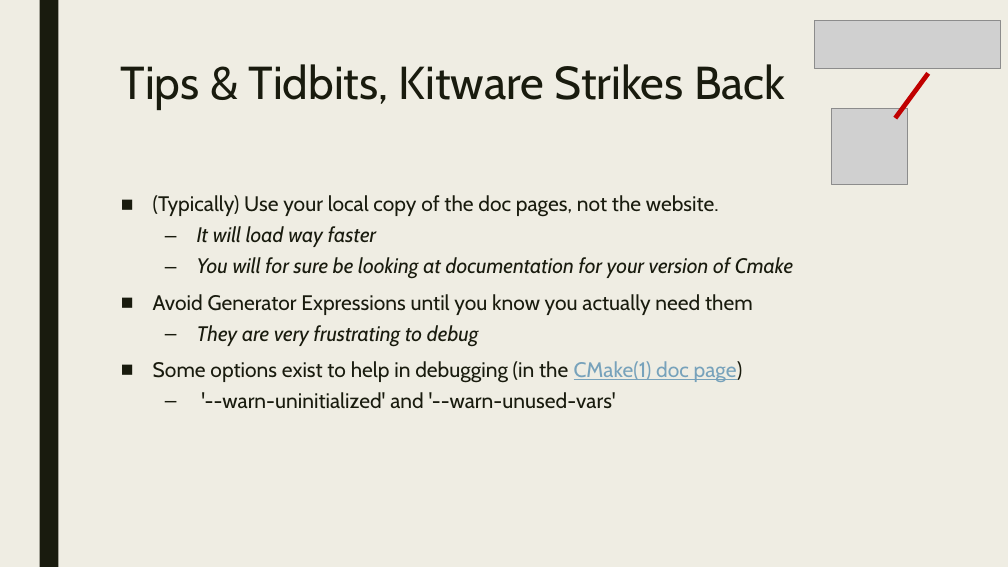
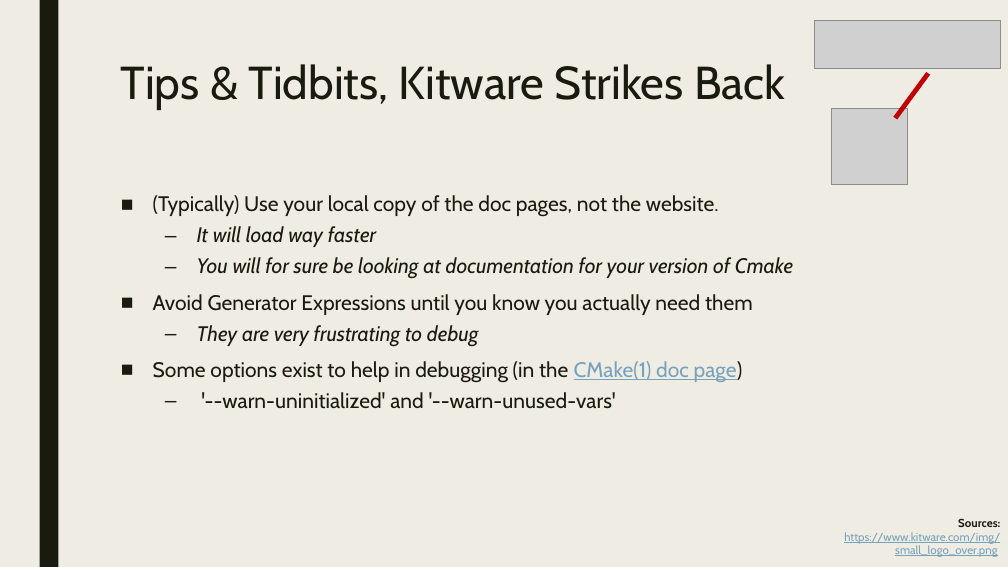
Before and after one commit to playmer/CMakePresentation, a slide deck: slide 26 of PreBuild Systems.pptx. Drawn at 1008x567 pixels with LibreOffice and Linux fonts; fonts in the diff are those of the drawing; grey boxes stand for pictures. Boxes give left, top, right and bottom in pixels: in the first picture for what was removed or moved away, otherwise in the second. Text is boxed around its words. In the diff, an @@ line names an element or a change of style, - is before the commit and + after.

Commit message:
Copied over the changes Josu made to the newest version of the slides.

```diff
--- a/PreBuild Systems.pptx
+++ b/PreBuild Systems.pptx
@@ text added at [844, 518, 1000, 557], 11 pt, text #77A2BB, underline @@
+Sources:
+https://www.kitware.com/img/small_logo_over.png
```
Also in this commit, not shown: 12 other slides changed.
